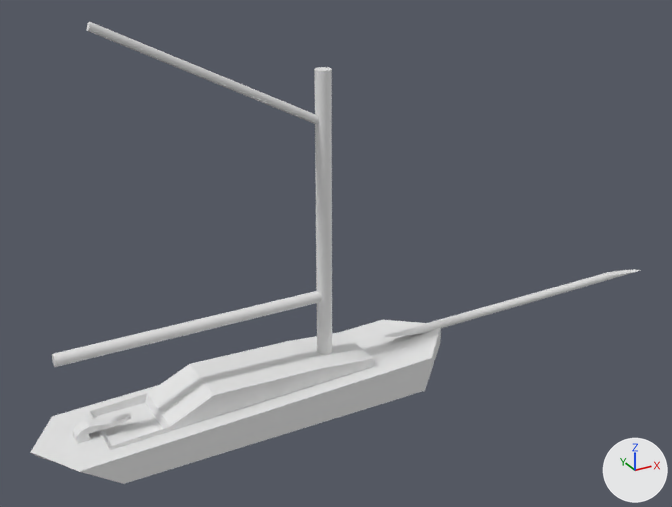
Two versions of the glTF model shared/textures/sailboat.glb, one commit apart.
One viewpoint serves both versions: a 50 mm camera at (-3.56, -16.6, 11.49) aimed at (5.68, 0.2, 3.08). Lighting does not change. The marker at lower right points along +X, +Y and +Z. The first picture is the older version. Where no turn or scale is listed for an object, it has been applied to the vertices.

In view in the first picture: 'BOAT', 'boom', 'bowsprit', 'cabin', 'gaff', 'mast', 'tiller'.
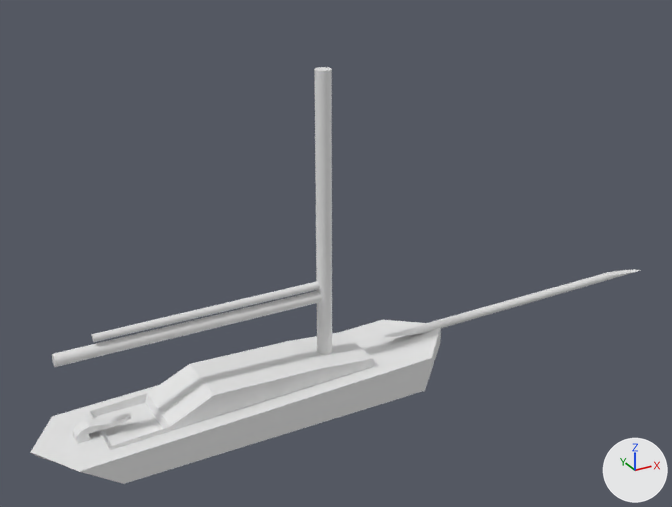
The change in detail:
Object 'gaff' (ob_gaff) moves from (-0.0221, 0.0, 0.00263) to (-0.0221, 0.0, -3.709).
Object 'gaff' (ob_gaff) turns from (0, -67, 0) to (0, -94, 0) degrees about x, y and z.

Location of each change, [x1, y1, x2, y2] in pixels of the pictures (672 x 507 px):
'gaff', moved, turned
    before: [87, 22, 319, 124]
    after: [91, 281, 320, 342]
